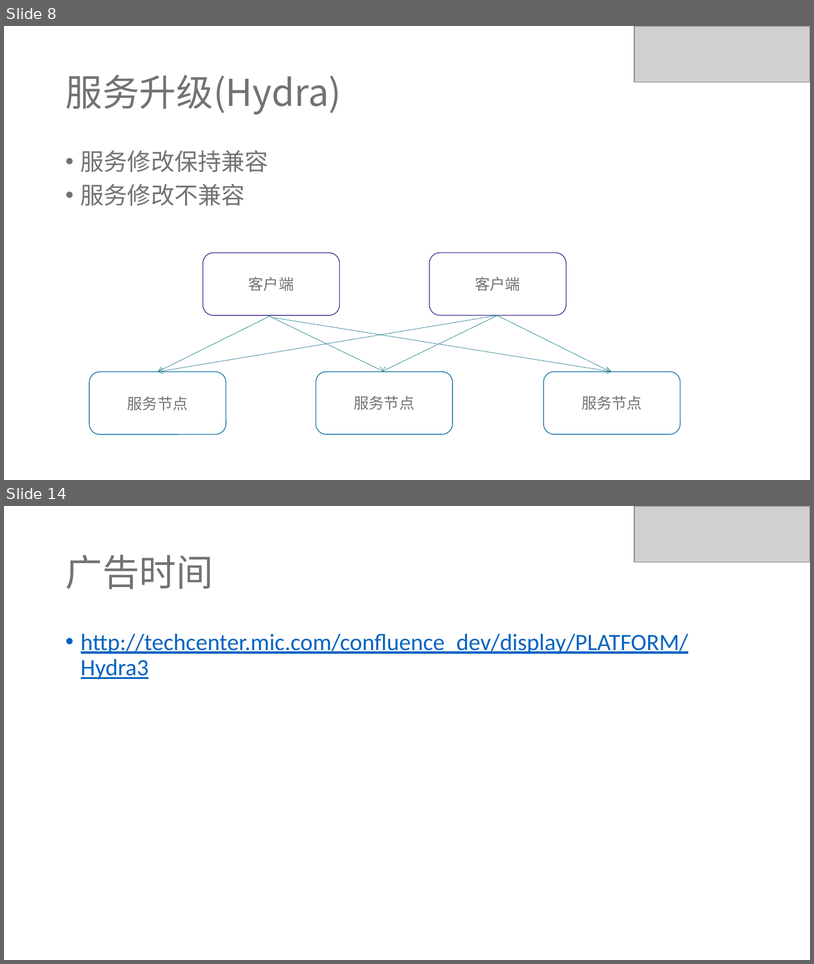
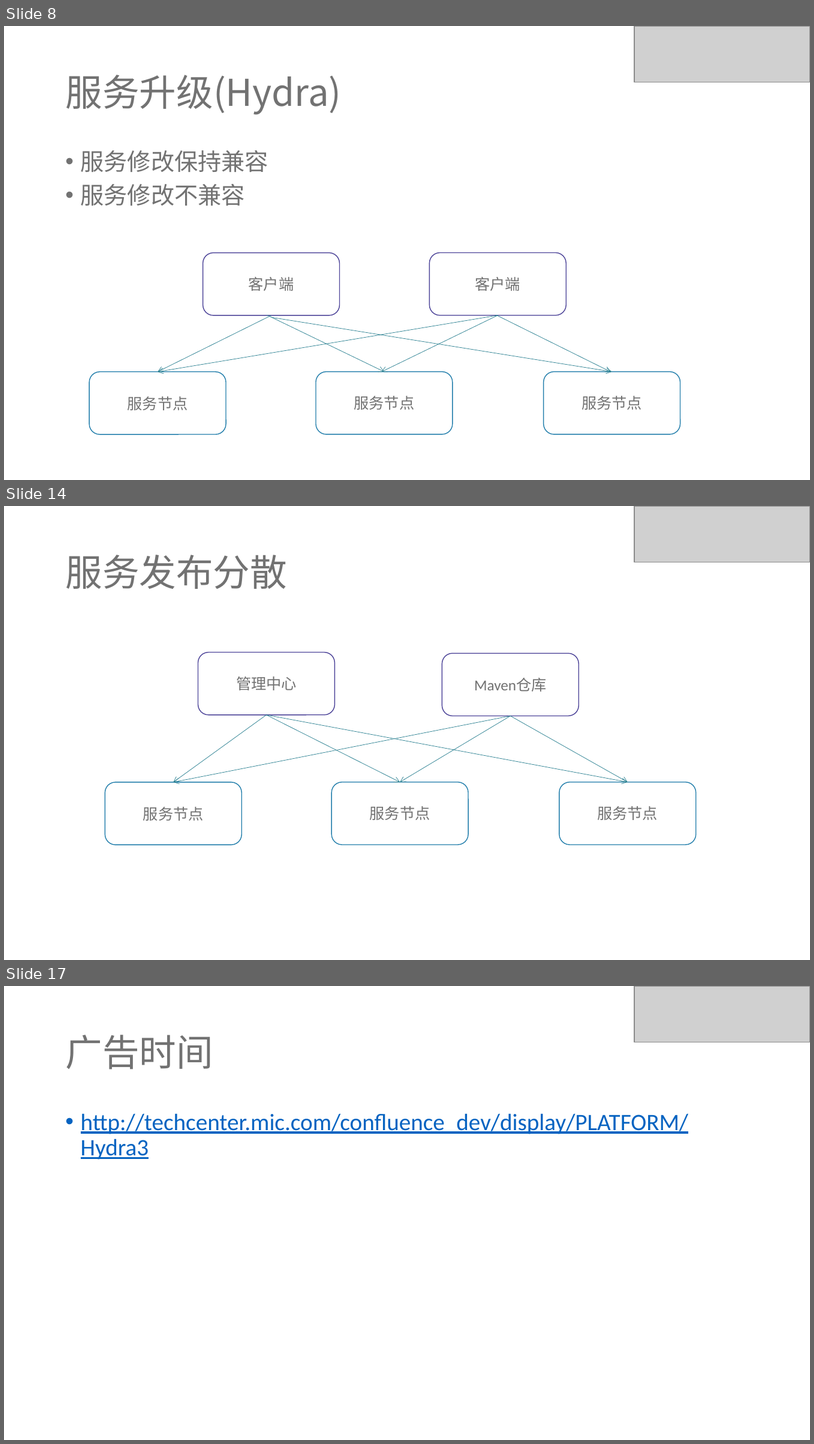
Before and after one commit to ivaneye/ivaneye.github.com, a slide deck: source/ppt/work/焦点服务化框架Hydra的演变-王一帆.pptx. Shown one above the other, each under a label of ours: slides 8 and 14 before the commit, slides 8, 14 and 17 after it; the slides between them are not shown. The pictures are 814x964 and 814x1444 pixels, drawn with LibreOffice and Linux fonts; fonts in the diff are those of the drawing; grey boxes stand for pictures. Boxes give left, top, right and bottom in pixels: in the first picture for what was removed or moved away, otherwise in the second. Text is boxed around its words. In the diff, an @@ line names an element or a change of style, - is before the commit and + after.

```diff
--- a/source/ppt/work/焦点服务化框架Hydra的演变-王一帆.pptx
+++ b/source/ppt/work/焦点服务化框架Hydra的演变-王一帆.pptx
@@ slide 14 added at (4, 506, 810, 960), background #FFFFFF @@
@@ picture added at (635, 506, 810, 562) @@
@@ title added at (65, 555, 287, 589), 44 pt, text #727272 @@
+服务发布分散
@@ rounded rectangle added at (198, 652, 335, 715), outline #4C4398 1 pt, 18 pt, text #727272 @@
+管理中心
@@ rounded rectangle added at (443, 653, 579, 715), outline #4C4398 1 pt, 18 pt, text #727272 @@
+Maven仓库
@@ arrow added from (267, 715) to (173, 782), #287F90 0.5 pt @@
@@ arrow added from (511, 716) to (173, 782), #287F90 0.5 pt @@
@@ arrow added from (267, 715) to (400, 782), #287F90 0.5 pt @@
@@ arrow added from (267, 715) to (629, 782), #287F90 0.5 pt @@
@@ arrow added from (511, 716) to (400, 782), #287F90 0.5 pt @@
@@ arrow added from (511, 716) to (629, 782), #287F90 0.5 pt @@
@@ rounded rectangle added at (105, 782, 242, 844), outline #247FAC 1 pt, 18 pt, text #727272 @@
+服务节点
@@ rounded rectangle added at (332, 782, 468, 844), outline #247FAC 1 pt, 18 pt, text #727272 @@
+服务节点
@@ rounded rectangle added at (560, 782, 696, 844), outline #247FAC 1 pt, 18 pt, text #727272 @@
+服务节点
@@ what was slide 14 is now slide 17 @@
```
Also in this commit, not shown: 1 slide changed, 6 other slides added, 4 slides removed, 3 other files.
